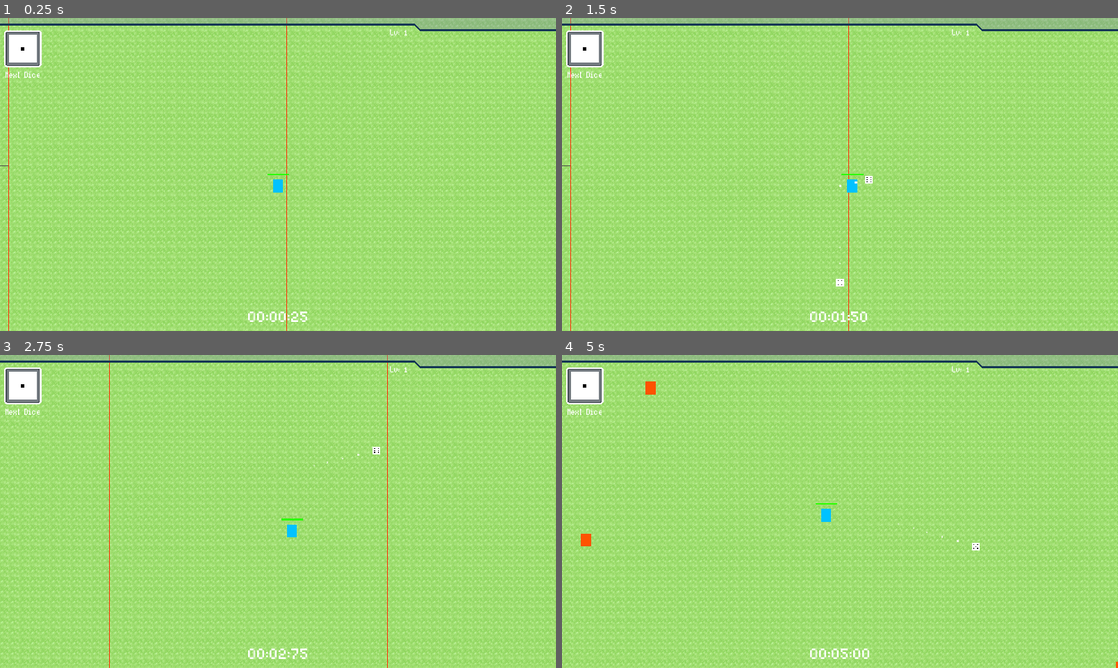
Above: before the commit, frames 1-4 (two rows, left to right).
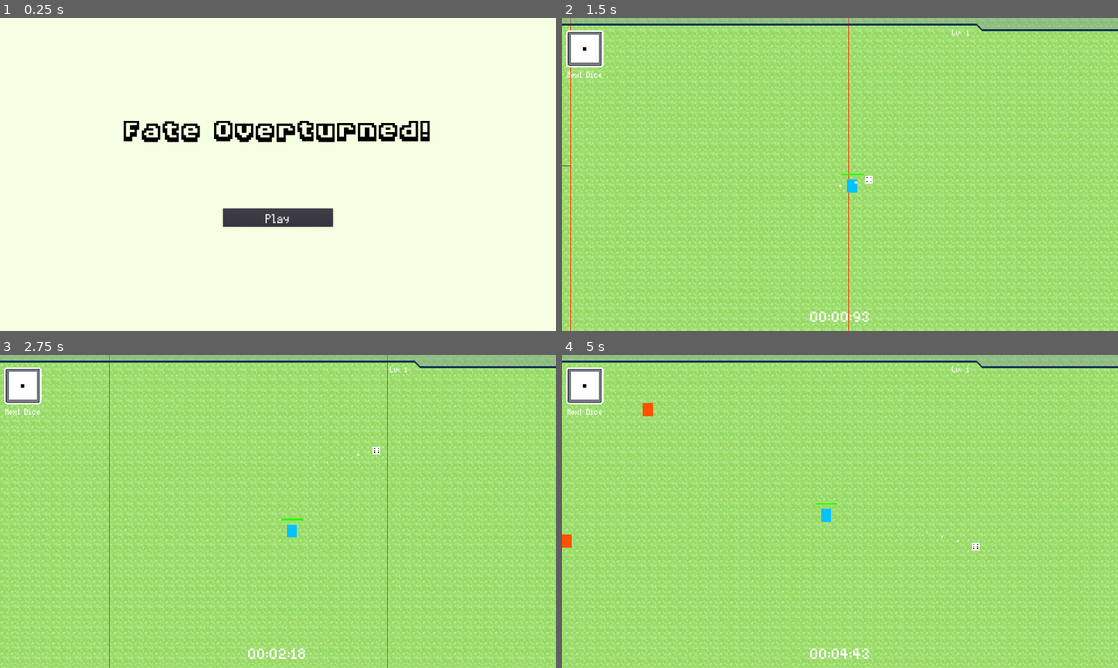
Above: after the commit, the same moments.

Repository: Xalph555/Fate-Overturned
Game: Godot game, scene res://Common/UI/MainMenu/MainMenu.tscn
The game is run twice, just before and just after one commit, with the same random seed, the same clock (stepped at 60 frames per second) and the same inputs. Before the commit the project starts from res://Levels/MainMap/MainMap.tscn.
Inputs (mouse positions are in pixels of both pictures, inside the frame that each line leads up to):
- Up to frame 1 (0.25 s): no input
- Up to frame 2 (1.5 s): click (840, 218) at 0.5 s, where only the run after the commit has a clickable "Play"; move the mouse to (962, 158) at 1.27 s; press the mouse at (962, 158) at 1.28 s; hold D (move_right) from 1.28 s (still down)
- Up to frame 3 (2.75 s): move the mouse to (166, 527) at 2.02 s; release D (move_right) at 2.03 s; release the mouse at (166, 527) at 2.03 s; hold S (move_down) from 2.03 s (still down); click (166, 527) at 2.1 s
- Up to frame 4 (5 s): move the mouse to (895, 442) at 2.77 s; release S (move_down) at 2.78 s; press the mouse at (895, 442) at 2.78 s; hold D (move_right) 2.78-3.53 s; move the mouse to (812, 574) at 3.52 s; release the mouse at (812, 574) at 3.53 s; hold W (move_up) 3.53-4.28 s; click (812, 574) at 3.6 s; move the mouse to (1006, 558) at 4.27 s; press the mouse at (1006, 558) at 4.28 s; hold A (move_left) from 4.28 s (still down)

The runs differ from the first frame. In frame 1, 100% of the frame differs, in the area x 0-100%, y 0-100%; in frame 2, 0.1%; in frame 3, less than 0.1%; in frame 4, 0.4%.

Commit message:
Added Basic Main Menu

Diff:
--- a/Common/Managers/LevelManager/LevelManager.gd
+++ b/Common/Managers/LevelManager/LevelManager.gd
@@ -23,6 +23,7 @@
 	randomize()
 
 	counting_time = true
+	resume_game()
 
 
 func _process(delta: float) -> void:
--- a/Common/UI/GameOverUI/GameOverUI.gd
+++ b/Common/UI/GameOverUI/GameOverUI.gd
@@ -7,6 +7,8 @@
 # Variables
 # ------------------------------------------
 export(NodePath) onready var score_label = get_node(score_label) as Label
+
+export(String, FILE) var main_menu_scene
 
 var is_game_over := false
 
@@ -37,8 +39,8 @@
 
 
 func _on_PlayAgain_button_up() -> void:
-	pass # Replace with function body.
+	get_tree().reload_current_scene()
 
 
 func _on_MainMenu_button_up() -> void:
-	pass # Replace with function body.
+	get_tree().change_scene(main_menu_scene)
--- a/Common/UI/GameOverUI/GameOverUI.tscn
+++ b/Common/UI/GameOverUI/GameOverUI.tscn
@@ -5,10 +5,12 @@
 [ext_resource path="res://Common/UI/GameOverUI/GameOverUI.gd" type="Script" id=3]
 
 [node name="GameOverUI" type="Control"]
+pause_mode = 2
 anchor_right = 1.0
 anchor_bottom = 1.0
 script = ExtResource( 3 )
 score_label = NodePath("VBoxContainer/Score")
+main_menu_scene = "res://Common/UI/MainMenu/MainMenu.tscn"
 
 [node name="ColorRect" type="ColorRect" parent="."]
 anchor_right = 1.0
--- a/Common/UI/MainMenu/MainMenu.gd
+++ b/Common/UI/MainMenu/MainMenu.gd
@@ -6,9 +6,14 @@
 
 # Variables
 # ------------------------------------------
+export(String, FILE) var game_scene
 
 
 # Functions
 # ----------------------------------------
 func _ready() -> void:
-	pass
+	get_tree().paused = false
+
+
+func _on_Play_button_up() -> void:
+	get_tree().change_scene(game_scene)
--- a/Common/UI/MainMenu/MainMenu.tscn
+++ b/Common/UI/MainMenu/MainMenu.tscn
@@ -1,5 +1,59 @@
-[gd_scene format=2]
+[gd_scene load_steps=4 format=2]
+
+[ext_resource path="res://Common/UI/MainMenu/MainMenu.gd" type="Script" id=1]
+[ext_resource path="res://Common/UI/Fonts/TitleFont.tres" type="DynamicFont" id=2]
+[ext_resource path="res://Common/UI/Fonts/UIBodyLarge.tres" type="DynamicFont" id=3]
 
 [node name="MainMenu" type="Control"]
 anchor_right = 1.0
 anchor_bottom = 1.0
+script = ExtResource( 1 )
+game_scene = "res://Levels/MainMap/MainMap.tscn"
+
+[node name="ColorRect" type="ColorRect" parent="."]
+anchor_right = 1.0
+anchor_bottom = 1.0
+color = Color( 0.964706, 1, 0.886275, 1 )
+
+[node name="VBoxContainer" type="VBoxContainer" parent="."]
+anchor_right = 1.0
+anchor_bottom = 1.0
+margin_bottom = -92.0
+custom_constants/separation = 100
+alignment = 1
+
+[node name="Title" type="Label" parent="VBoxContainer"]
+margin_top = 331.0
+margin_right = 1920.0
+margin_bottom = 443.0
+custom_colors/font_color = Color( 0, 0, 0, 1 )
+custom_fonts/font = ExtResource( 2 )
+text = "Fate Overturned!"
+align = 1
+valign = 1
+
+[node name="BlankSpace" type="Label" parent="VBoxContainer"]
+margin_top = 543.0
+margin_right = 1920.0
+margin_bottom = 557.0
+
+[node name="ButtonControl" type="Control" parent="VBoxContainer"]
+margin_top = 657.0
+margin_right = 1920.0
+margin_bottom = 657.0
+
+[node name="VBoxContainer2" type="VBoxContainer" parent="VBoxContainer/ButtonControl"]
+anchor_left = 0.5
+anchor_right = 0.5
+margin_left = -190.0
+margin_right = 190.0
+margin_bottom = 63.0
+alignment = 1
+
+[node name="Play" type="Button" parent="VBoxContainer/ButtonControl/VBoxContainer2"]
+margin_right = 380.0
+margin_bottom = 63.0
+custom_fonts/font = ExtResource( 3 )
+text = "Play"
+
+[connection signal="button_up" from="VBoxContainer/ButtonControl/VBoxContainer2/Play" to="." method="_on_Play_button_up"]
--- a/project.godot
+++ b/project.godot
@@ -153,7 +153,7 @@
 [application]
 
 config/name="FateOverturned"
-run/main_scene="res://Levels/MainMap/MainMap.tscn"
+run/main_scene="res://Common/UI/MainMenu/MainMenu.tscn"
 config/icon="res://icon.png"
 
 [autoload]
